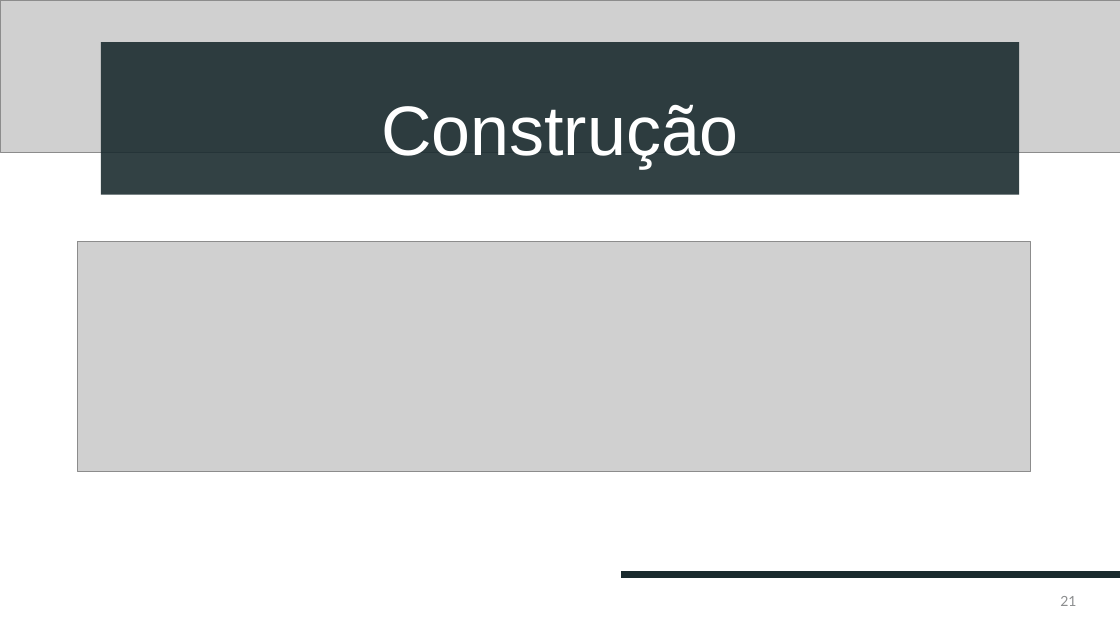
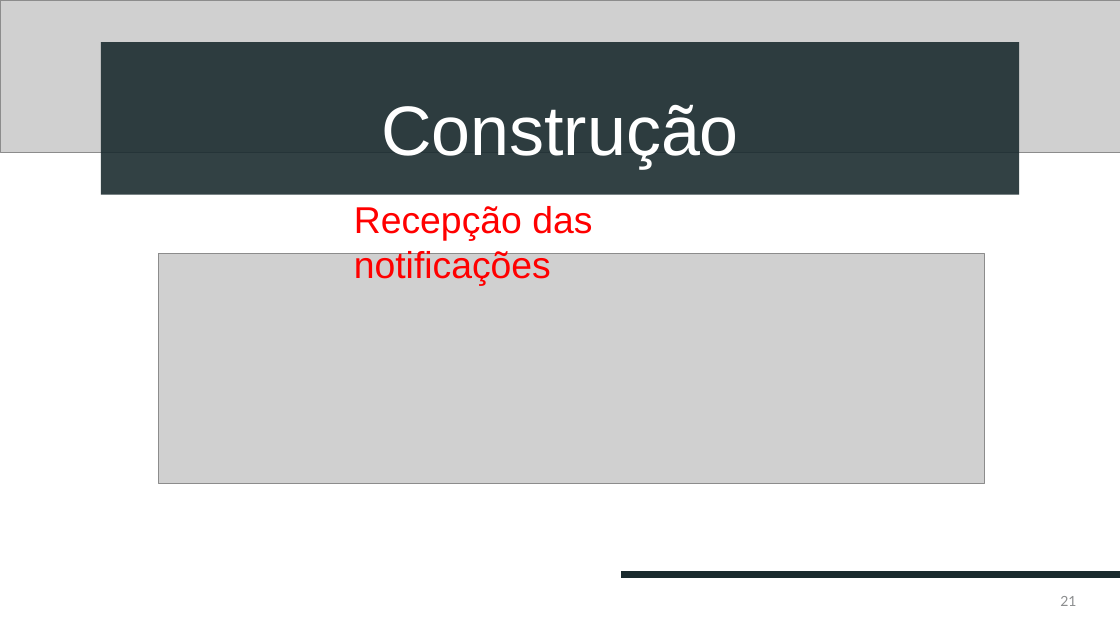
Before and after one commit to devbiadlima/pdd-analytics-etl, a slide deck: slide 21 of apresentacao/Apresentação.pptx. Drawn at 1120x630 pixels with LibreOffice and Linux fonts; fonts in the diff are those of the drawing; grey boxes stand for pictures. Boxes give left, top, right and bottom in pixels: in the first picture for what was removed or moved away, otherwise in the second. Text is boxed around its words. In the diff, an @@ line names an element or a change of style, - is before the commit and + after.

```diff
--- a/apresentacao/Apresentação.pptx
+++ b/apresentacao/Apresentação.pptx
@@ text added at (354, 206, 592, 286), 32 pt, text #FF0000 @@
+Recepção das notificações
@@ picture: place and size @@
-picture at (77, 241, 1031, 471)
+picture at (159, 253, 985, 483)
```
Also in this commit, not shown: 5 other slides changed, 3 slides added, 2 slides removed.
